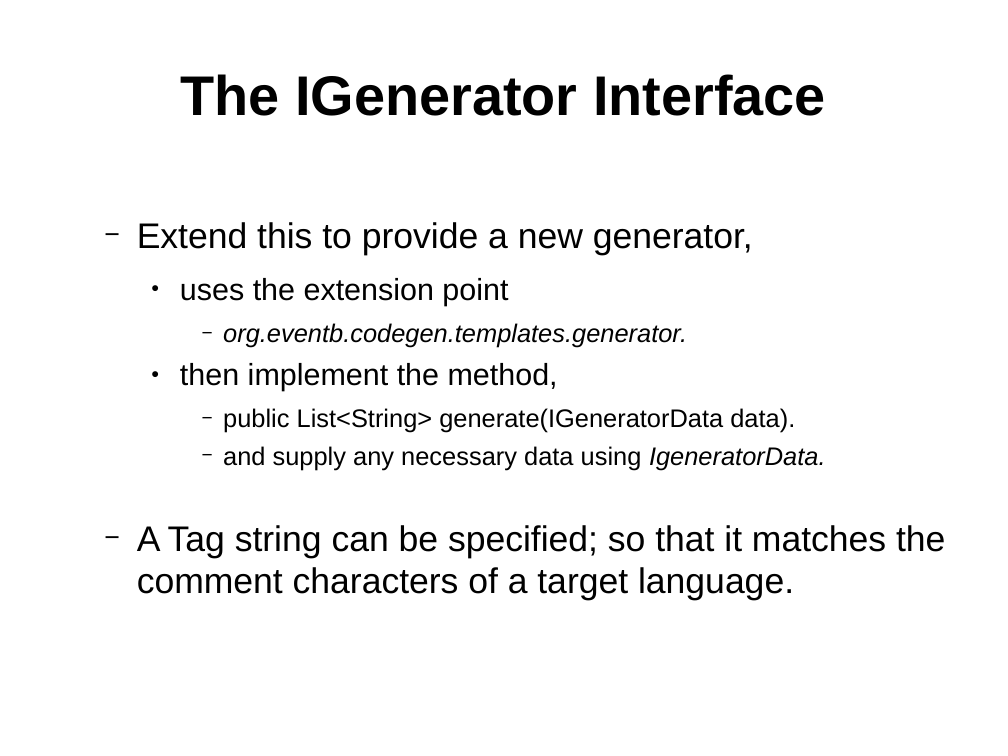
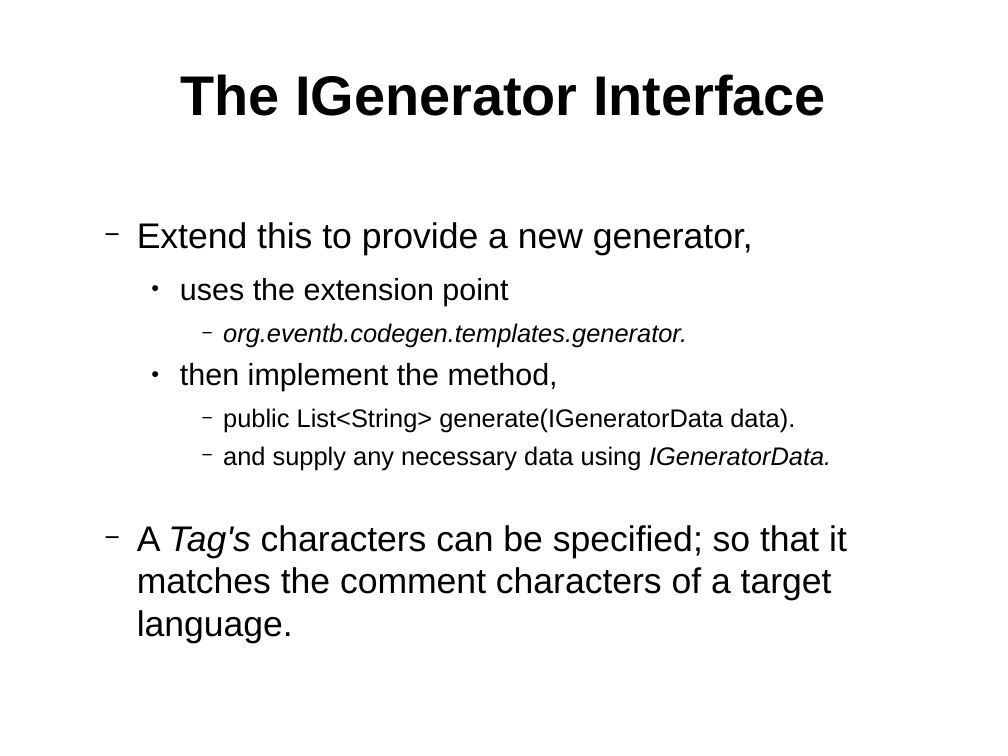
Before and after one commit to weetmuts/rodin-b-sharp-iUML_B_Utils, a slide deck: slide 13 of work/store/Writing/InterfaceTemplatesPaper(acceptedABZ2014)/presentation/templates.odp. Drawn at 1008x756 pixels with LibreOffice and Linux fonts; fonts in the diff are those of the drawing. Boxes give left, top, right and bottom in pixels: in the first picture for what was removed or moved away, otherwise in the second. Text is boxed around its words. In the diff, an @@ line names an element or a change of style, - is before the commit and + after.

```diff
--- a/work/store/Writing/InterfaceTemplatesPaper(acceptedABZ2014)/presentation/templates.odp
+++ b/work/store/Writing/InterfaceTemplatesPaper(acceptedABZ2014)/presentation/templates.odp
@@ text at [137, 446, 847, 643]: text changed @@
-      − and supply any necessary data using IgeneratorData.
-  − A Tag string can be specified; so that it matches the comment characters of a target language.
+      − and supply any necessary data using IGeneratorData.
+  − A Tag's characters can be specified; so that it matches the comment characters of a target language.
```
Also in this commit, not shown: 3 other slides changed, 1 slide added, 1 slide removed, 6 other files.
